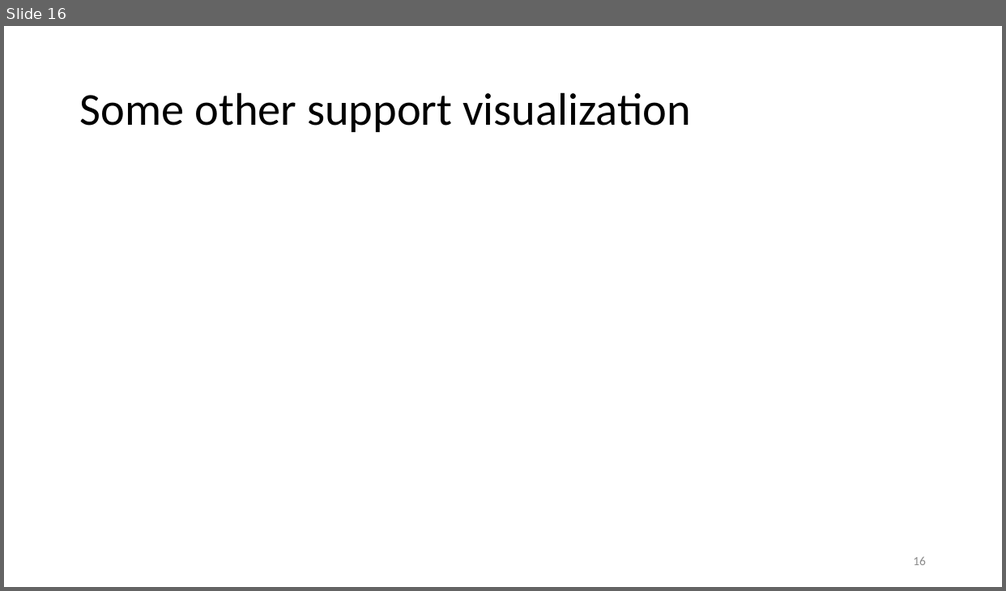
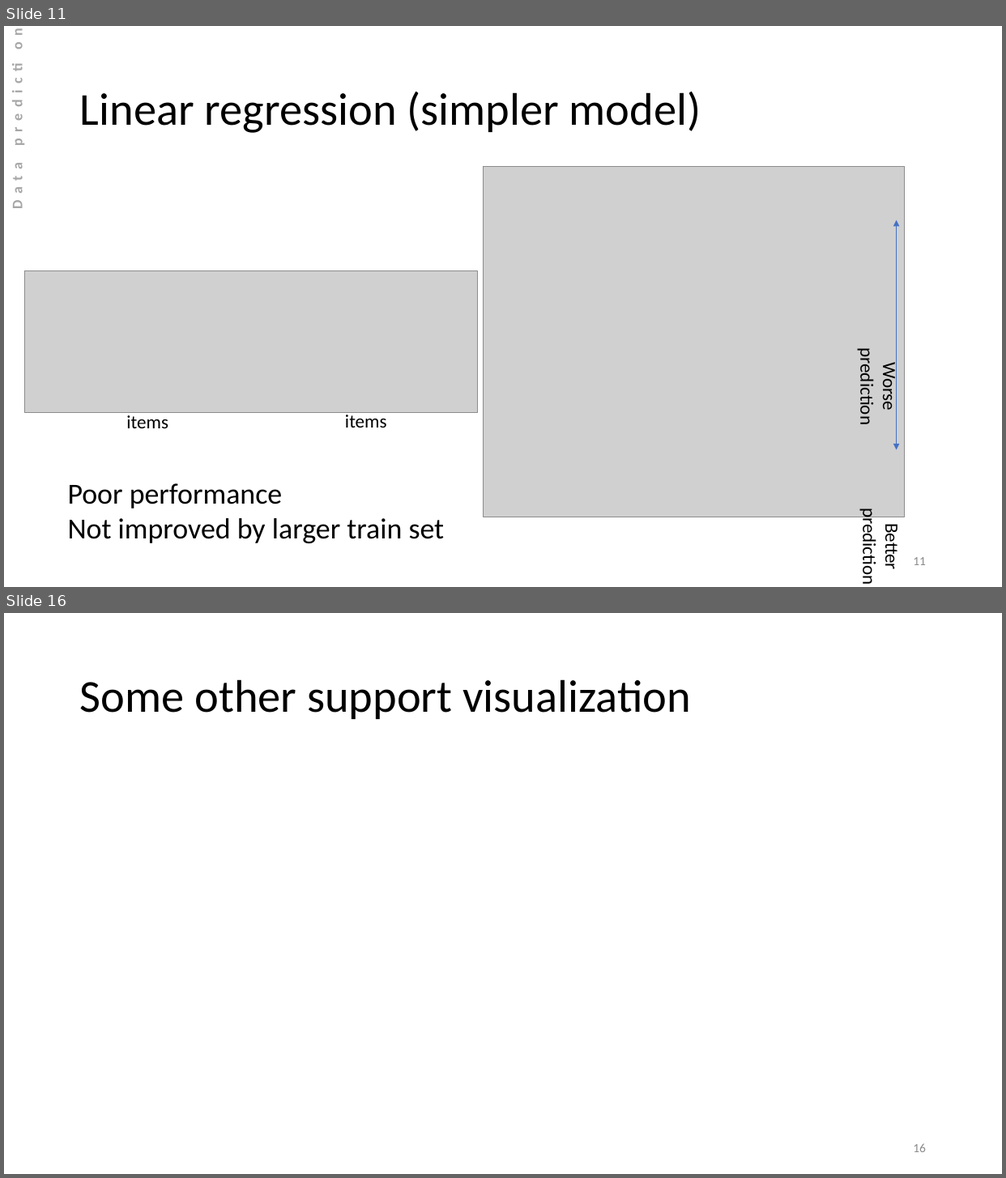
Before and after one commit to Masoud-Ghodrati/cl_test, a slide deck: visualizations_and_ppt/cl_test_presentation.pptx. Shown one above the other, each under a label of ours: slide 16 before the commit, slides 11 and 16 after it; the slides between them are not shown. The pictures are 1006x591 and 1006x1178 pixels, drawn with LibreOffice and Linux fonts; fonts in the diff are those of the drawing; grey boxes stand for pictures. Boxes give left, top, right and bottom in pixels: in the first picture for what was removed or moved away, otherwise in the second. Text is boxed around its words. In the diff, an @@ line names an element or a change of style, - is before the commit and + after.

```diff
--- a/visualizations_and_ppt/cl_test_presentation.pptx
+++ b/visualizations_and_ppt/cl_test_presentation.pptx
@@ slide 11 added at bbox=[4, 26, 1002, 587], background #FFFFFF @@
@@ text added at bbox=[4, 26, 29, 260], 14 pt, text #A6A6A6, bold @@
+Data prediction
@@ title added at bbox=[80, 92, 701, 133], 44 pt, text #000000 @@
+Linear regression (simpler model)
@@ picture added at bbox=[484, 167, 906, 518] @@
@@ double arrow added from (897, 220) to (897, 450), #4472C4 0.5 pt @@
@@ picture added at bbox=[24, 271, 477, 413] @@
@@ text added at bbox=[855, 356, 901, 424], 18 pt, text #000000 @@
+Worse prediction
@@ text added at bbox=[126, 412, 168, 429], 18 pt, text #000000 @@
+items
@@ text added at bbox=[345, 412, 387, 428], 18 pt, text #000000 @@
+items
@@ text added at bbox=[68, 484, 445, 544], 28 pt, text #000000 @@
+Poor performance
+Not improved by larger train set
@@ text added at bbox=[858, 515, 903, 583], 18 pt, text #000000 @@
+Better prediction
@@ page number added at bbox=[913, 557, 926, 565], 12 pt, text #8C8C8C @@
+11
```
Also in this commit, not shown: 12 slides changed, 4 other slides added, 3 slides removed.
